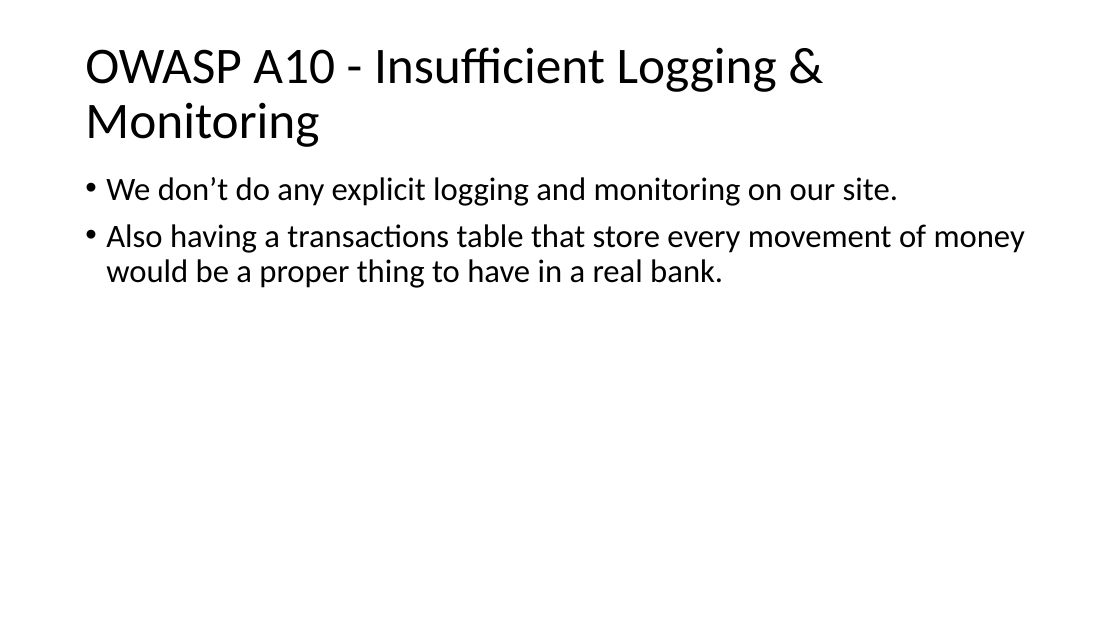
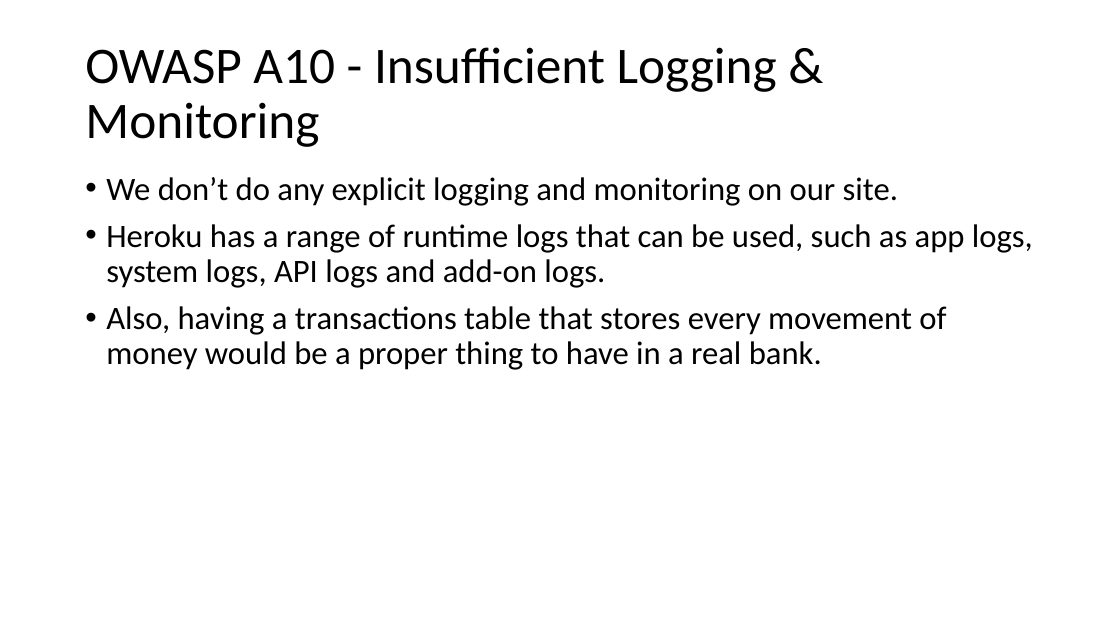
Before and after one commit to jkunnas58/dat250_netbank_fall_2020, a slide deck: slide 20 of Project_report_group_9.pptx. Drawn at 1120x630 pixels with LibreOffice and Linux fonts; fonts in the diff are those of the drawing. Boxes give left, top, right and bottom in pixels: in the first picture for what was removed or moved away, otherwise in the second. Text is boxed around its words. In the diff, an @@ line names an element or a change of style, - is before the commit and + after.

```diff
--- a/Project_report_group_9.pptx
+++ b/Project_report_group_9.pptx
@@ text at (106, 224, 1033, 370): text changed @@
-• Also having a transactions table that store every movement of money would be a proper thing to have in a real bank.
+• Heroku has a range of runtime logs that can be used, such as app logs, system logs, API logs and add-on logs.
+• Also, having a transactions table that stores every movement of money would be a proper thing to have in a real bank.
```
Also in this commit, not shown: 4 other slides changed.
